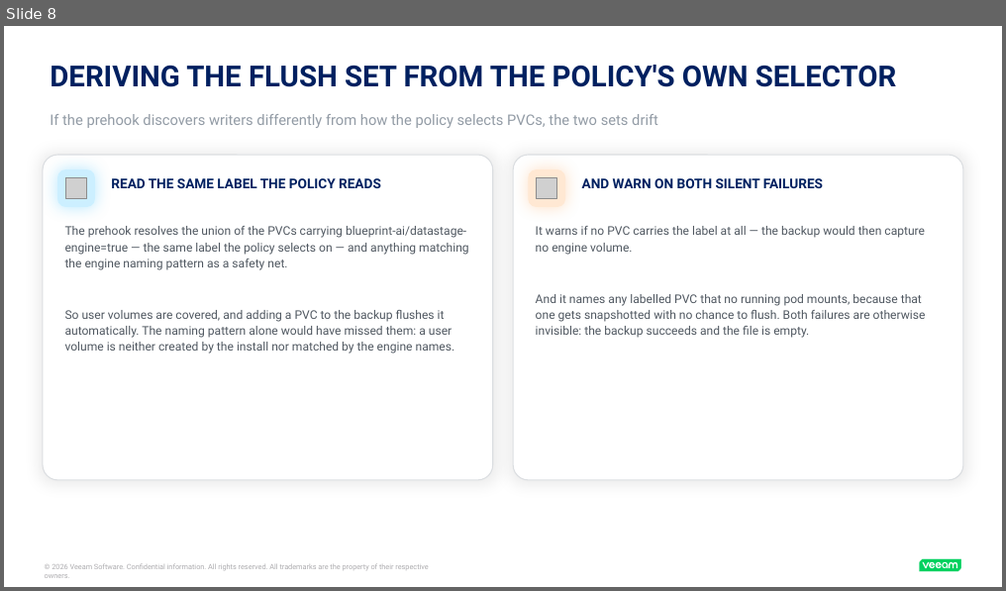
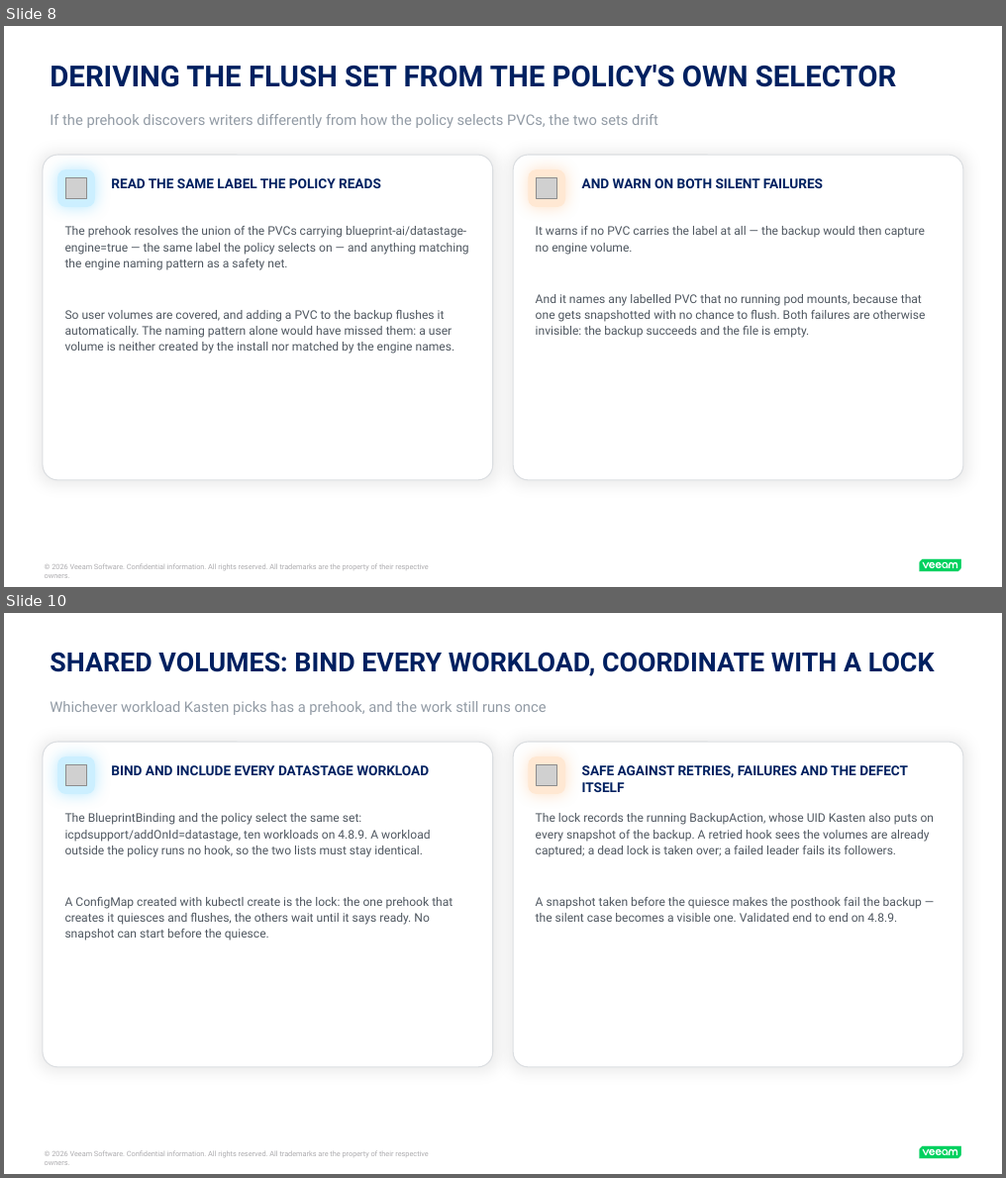
Before and after one commit to michaelcourcy/kasten-claude, a slide deck: datastage-example/datastage.pptx. Shown one above the other, each under a label of ours: slide 8 before the commit, slides 8 and 10 after it; the slides between them are not shown. The pictures are 1006x591 and 1006x1178 pixels, drawn with LibreOffice and Linux fonts; fonts in the diff are those of the drawing; grey boxes stand for pictures. Boxes give left, top, right and bottom in pixels: in the first picture for what was removed or moved away, otherwise in the second. Text is boxed around its words. In the diff, an @@ line names an element or a change of style, - is before the commit and + after.

```diff
--- a/datastage-example/datastage.pptx
+++ b/datastage-example/datastage.pptx
@@ slide 10 added at bbox=[4, 613, 1002, 1174], background #FFFFFF; not listed: 9 template elements that a slide beside it also shows @@
@@ text added at bbox=[50, 652, 935, 676], 25.5 pt, text #002060, bold @@
+SHARED VOLUMES: BIND EVERY WORKLOAD, COORDINATE WITH A LOCK
@@ text added at bbox=[50, 701, 547, 715], 14 pt, text #929BA5 @@
+Whichever workload Kasten picks has a prehook, and the work still runs once
@@ rounded rectangle added at bbox=[43, 742, 494, 1067], fill #FFFFFF, outline #DBDEE1 1 pt @@
@@ rounded rectangle added at bbox=[57, 757, 95, 794], fill #CCEFFF @@
@@ rounded rectangle added at bbox=[513, 742, 963, 1067], fill #FFFFFF, outline #DBDEE1 1 pt @@
@@ rounded rectangle added at bbox=[528, 757, 565, 794], fill #FFE8D3 @@
@@ picture added at bbox=[66, 765, 87, 786] @@
@@ text added at bbox=[111, 765, 429, 775], 13 pt, text #002060, bold @@
+BIND AND INCLUDE EVERY DATASTAGE WORKLOAD
@@ picture added at bbox=[537, 765, 557, 786] @@
@@ text added at bbox=[582, 765, 908, 792], 13 pt, text #002060, bold @@
+SAFE AGAINST RETRIES, FAILURES AND THE DEFECT ITSELF
@@ text added at bbox=[65, 813, 452, 941], 11.5 pt, text #505861 @@
+The BlueprintBinding and the policy select the same set: icpdsupport/addOnId=datastage, ten workloads on 4.8.9. A workload outside the policy runs no hook, so the two lists must stay identical.
+A ConfigMap created with kubectl create is the lock: the one prehook that creates it quiesces and flushes, the others wait until it says ready. No snapshot can start before the quiesce.
@@ text added at bbox=[536, 813, 935, 922], 11.5 pt, text #505861 @@
+The lock records the running BackupAction, whose UID Kasten also puts on every snapshot of the backup. A retried hook sees the volumes are already captured; a dead lock is taken over; a failed leader fails its followers.
+A snapshot taken before the quiesce makes the posthook fail the backup — the silent case becomes a visible one. Validated end to end on 4.8.9.
```
Also in this commit, not shown: 4 slides changed, 1 other slide added, 34 other files.
